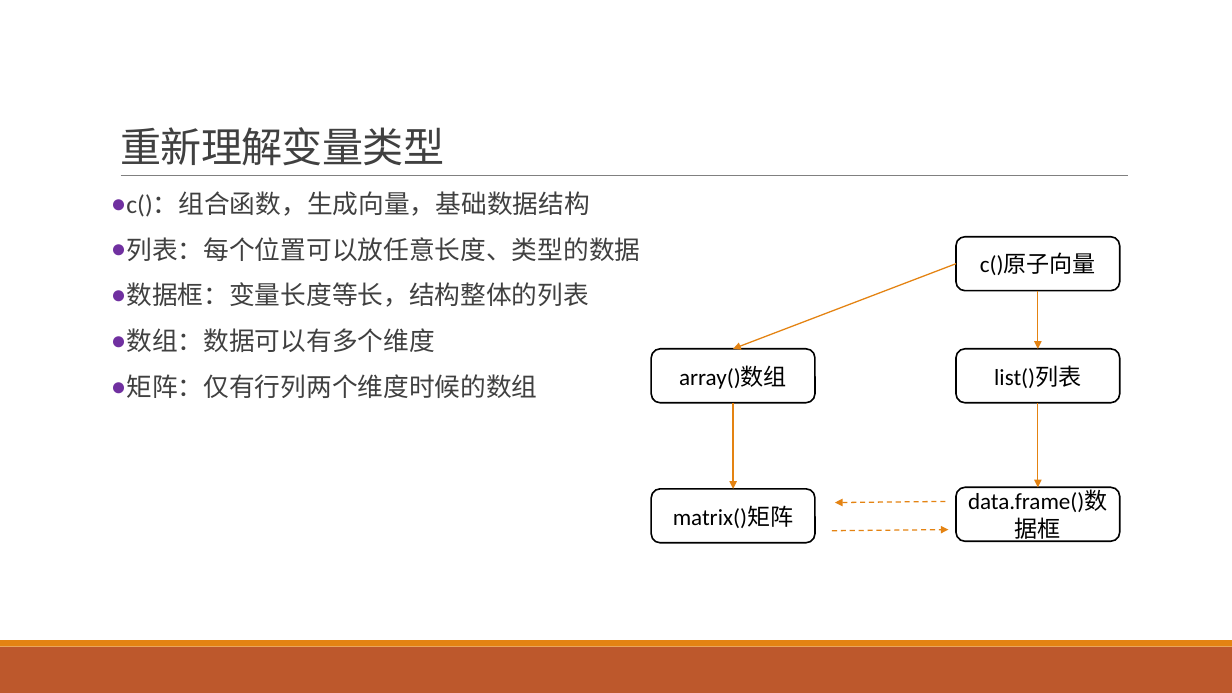
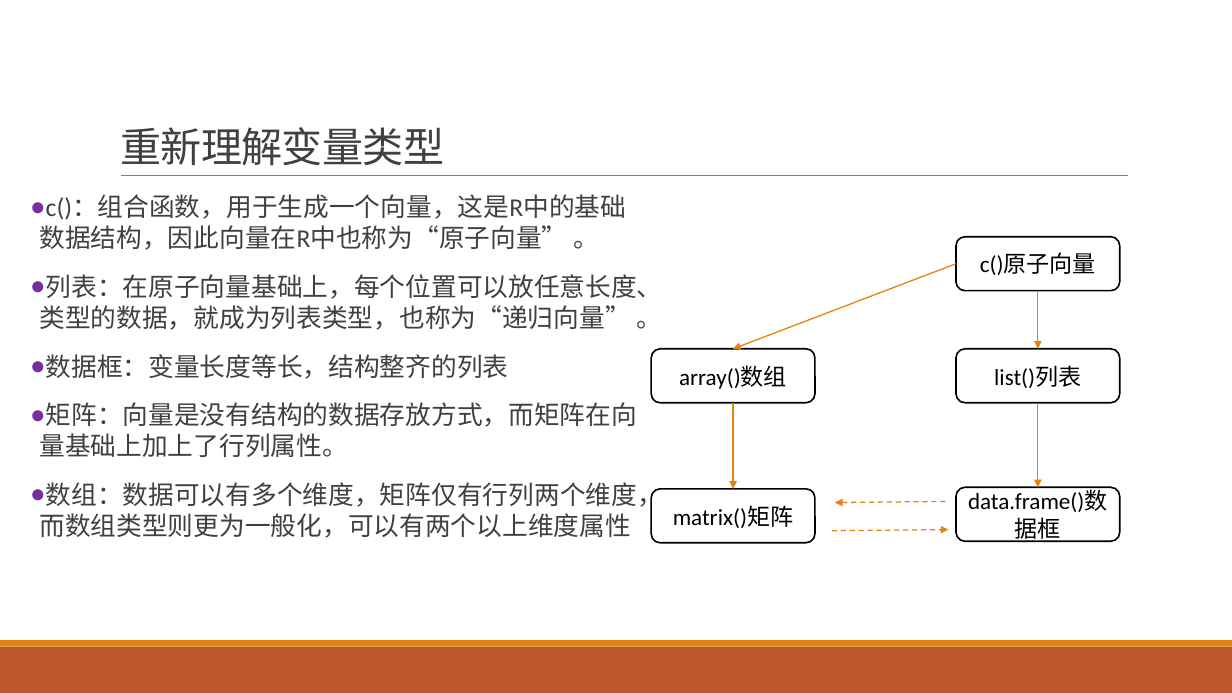
Before and after one commit to exoplanetX/DataAnalytics, a slide deck: slide 13 of 实验-6-函数式编程.pptx. Drawn at 1232x693 pixels with LibreOffice and Linux fonts; fonts in the diff are those of the drawing. Boxes give left, top, right and bottom in pixels: in the first picture for what was removed or moved away, otherwise in the second. Text is boxed around its words. In the diff, an @@ line names an element or a change of style, - is before the commit and + after.

Commit message:
订正错别字
订正ppt中的错别字和病句

```diff
--- a/实验-6-函数式编程.pptx
+++ b/实验-6-函数式编程.pptx
@@ text at [39, 195, 663, 538]: text changed @@
-● c()：组合函数，生成向量，基础数据结构
-● 列表：每个位置可以放任意长度、类型的数据
-● 数据框：变量长度等长，结构整体的列表
-● 数组：数据可以有多个维度
-● 矩阵：仅有行列两个维度时候的数组
+● c()：组合函数，用于生成一个向量，这是R中的基础数据结构，因此向量在R中也称为“原子向量” 。
+● 列表：在原子向量基础上，每个位置可以放任意长度、类型的数据，就成为列表类型，也称为“递归向量” 。
+● 数据框：变量长度等长，结构整齐的列表
+● 矩阵：向量是没有结构的数据存放方式，而矩阵在向量基础上加上了行列属性。
+● 数组：数据可以有多个维度，矩阵仅有行列两个维度，而数组类型则更为一般化，可以有两个以上维度属性
```
Also in this commit, not shown: 9 other slides changed, 1 other file.
